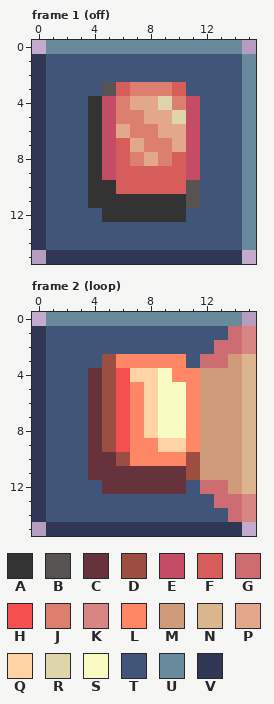
Edited in one commit: pixel-art file (public/assets/graphics/snek-warning-light-red.ase). Above: the version before the commit.
16x16 pixels, 5 frames. Colours within 5 levels of each other are drawn and written as one. Shown: frame 1 (off), frame 2 (loop). The commit also changed other frames, which this record leaves out.
Visible layers, top first: "affect Copy Copy" opacity 50% addition, "affect Copy" opacity 50% colour, "affect" opacity 50% luminosity, "lampyellow Copy", "lampyellow", "lamp3", "lamp2", "lamp".
Palette (. is transparent): A #333333  B #575353  C #66333d  D #9c4f41  E #c44d65  F #d75d5b  G #cd6d71  H #f54f4f  J #dc7f6f  K #d78683  L #ff8766  M #d09b7b  N #dab58d  P #e3a88c  Q #ffd3a3  R #dfd5ab  S #fafac3  T #405578  U #69899d  V #2f3755
Pixels before, frame 1 (off), first column x 0:
 0 .UUUUUUUUUUUUUU.
 1 VTTTTTTTTTTTTTTU
 2 VTTTTTTTTTTTTTTU
 3 VTTTTBFJJJFTTTTU
 4 VTTTAEJPPRJETTTU
 5 VTTTAEJJPPRETTTU
 6 VTTTAEPJJPPETTTU
 7 VTTTAEFPJJPETTTU
 8 VTTTAEFJPJFETTTU
 9 VTTTAEFFFFFETTTU
10 VTTTAAFFFFFBTTTU
11 VTTTAAAAAAABTTTU
12 VTTTTAAAAAATTTTU
13 VTTTTTTTTTTTTTTU
14 VTTTTTTTTTTTTTTU
15 .VVVVVVVVVVVVVV.
Pixels before, frame 2 (loop), first column x 0:
 0 .UUUUUUUUUUUUUU.
 1 VTTTTTTTTTTTTTGK
 2 VTTTTTTTTTTTTGGK
 3 VTTTTDLLLLLTGGMN
 4 VTTTCDHQQSLLMMMN
 5 VTTTCDHLQSSLMMMN
 6 VTTTCDHLQSSLMMMN
 7 VTTTCDHLQSSLMMMN
 8 VTTTCDHLQSSLMMMN
 9 VTTTCDHLLQQLMMMN
10 VTTTCCDLLLLDMMMN
11 VTTTCCCCCCCDMMMN
12 VTTTTCCCCCCTGGMN
13 VTTTTTTTTTTTTGGK
14 VTTTTTTTTTTTTTGK
15 .VVVVVVVVVVVVVV.
Once edited:
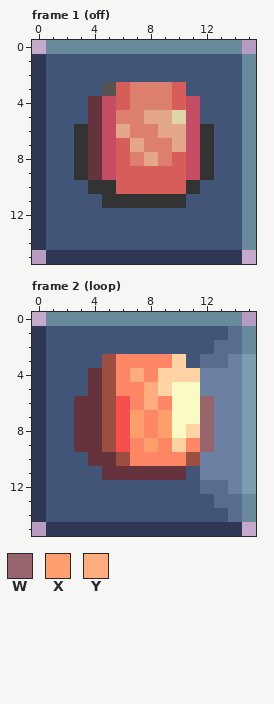
Colours new in this view: W #98656f  X #ff9f6e  Y #ffac7f
Commit message: add directional light, more tiles
Change:
layer "lamp" now hidden
layer "lamp2" now hidden
layer "lamp3" now hidden
layer "lampyellow" now hidden
layer "lampyellow Copy" now hidden
layer "lampyellow Copy Copy" added
layer "affect Copy" now hidden
layer "affect Copy Copy" now hidden
colour G: #cd6d71 -> #576c8f
colour M: #d09b7b -> #6b80a3
colour N: #dab58d -> #7c9cb0
Changed rows in their new state; - is a pixel that keeps its letter.
Frame 1 (off), layer "lampyellow Copy Copy":
first column x 3:
 4 -C-FJJJF--
 5 -C--------
 6 AC-------A
 7 AC-------A
 8 AC-------A
 9 AC-------A
10 --------A-
11 -T------T-
12 --TTTTTT--
Frame 2 (loop):
first column x 3:
 1 ------------U
 2 ------------U
 3 -------Q-----
 4 ---LYLQQQ----
 5 ---L-YQ-S----
 6 C----YL-SW---
 7 C---XLX-SW---
 8 C---XLX-QW---
 9 C----XL--W---
11 -T------T----
12 --TTTTTT-----
13 ------------U
14 ------------U
Where, in picture pixels (left, top, right, bottom), the same in both pictures:
changed: (74, 96, 214, 222)
changed: (74, 326, 256, 522)
